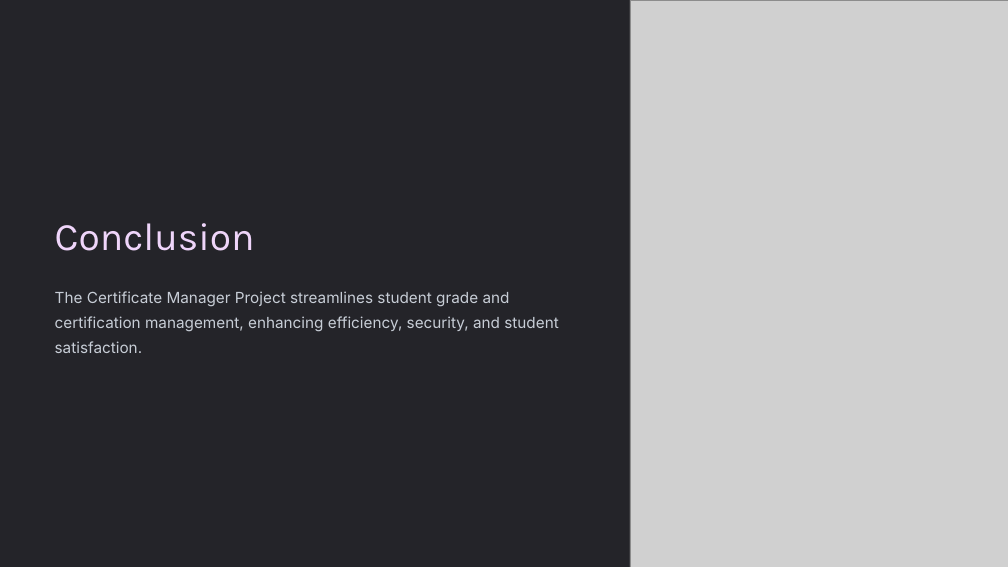
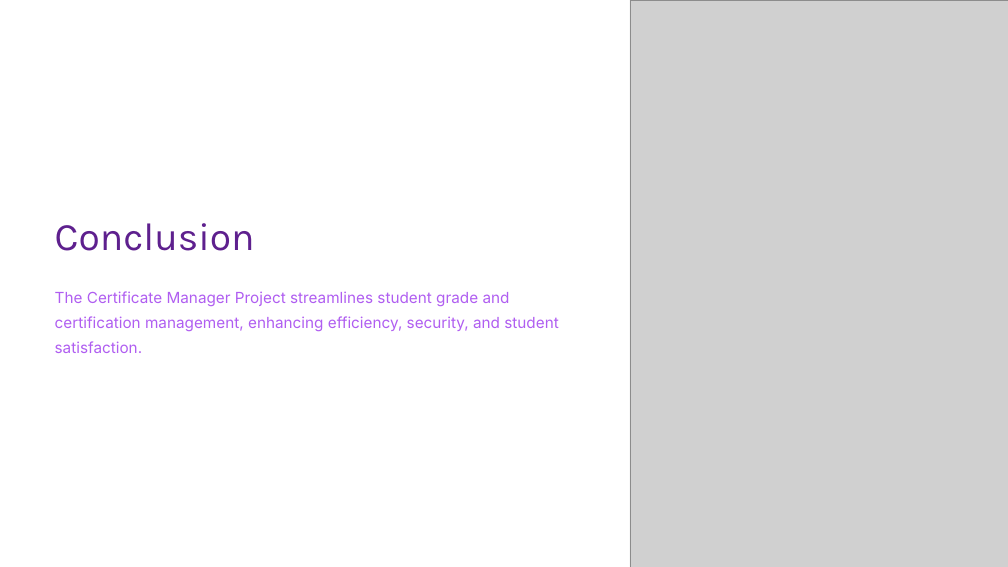
Before and after one commit to Zughayyar/JavaProject-Certificate-Manager, a slide deck: slide 9 of Presentation/Certificate-Manager-Project.pptx. Drawn at 1008x567 pixels with LibreOffice and Linux fonts; fonts in the diff are those of the drawing; grey boxes stand for pictures; background and template pictures are left out. Boxes give left, top, right and bottom in pixels: in the first picture for what was removed or moved away, otherwise in the second. Text is boxed around its words. In the diff, an @@ line names an element or a change of style, - is before the commit and + after.

```diff
--- a/Presentation/Certificate-Manager-Project.pptx
+++ b/Presentation/Certificate-Manager-Project.pptx
@@ rectangle at [0,0,1008,567]: fill #242429 to #FFFFFF @@
@@ text "Conclusion" at [55,223,255,251]: text colour #EFD5FA to #5E208E @@
@@ text "The Certificate Manager Project streamlines ..." at [55,291,558,353]: text colour #C7CDD6 to #B05EF1 @@
```
Also in this commit, not shown: 5 other slides changed, 4 slides added, 4 slides removed, 1 other file.
